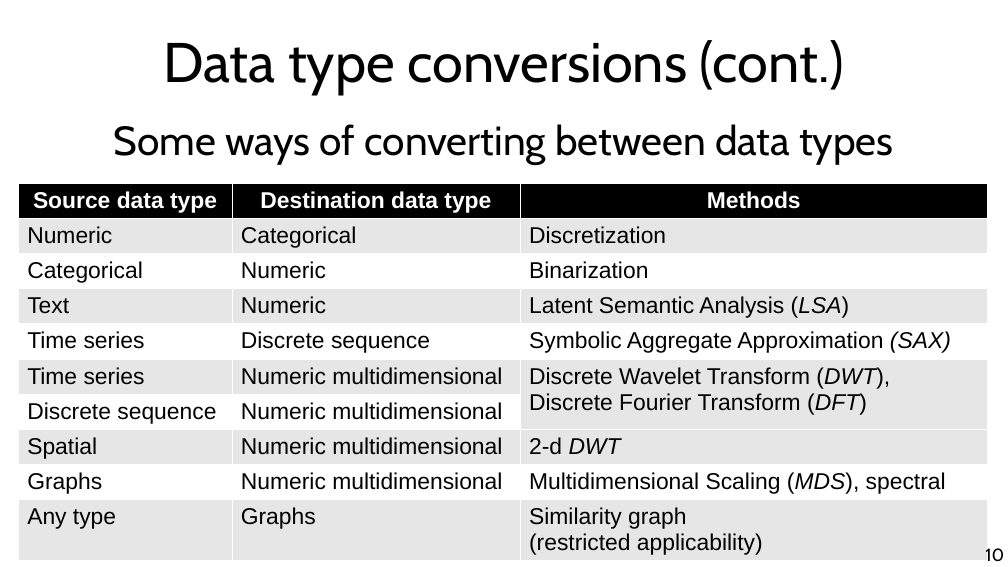
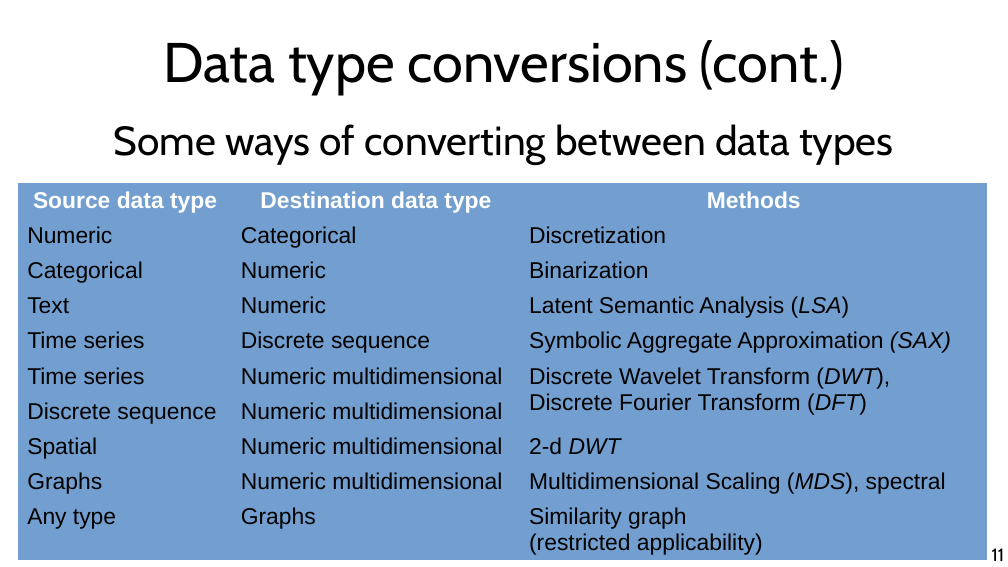
Before and after one commit to marco-calautti/data-mining-course, a slide deck: slide 11 of theory/odp/tt03_data_types.odp (slide 10 before the commit). Drawn at 1008x567 pixels with LibreOffice and Linux fonts; fonts in the diff are those of the drawing. Boxes give left, top, right and bottom in pixels: in the first picture for what was removed or moved away, otherwise in the second. Text is boxed around its words. In the diff, an @@ line names an element or a change of style, - is before the commit and + after.

```diff
--- a/theory/odp/tt03_data_types.odp
+++ b/theory/odp/tt03_data_types.odp
@@ table at (x1=18, y1=183, x2=988, y2=560) @@
@@ fill #000000 to #729FCF in row 1 @@
@@ fill #E6E6E6 to #729FCF in 15 cells @@
@@ fill #FFFFFF to #729FCF in 11 cells @@
@@ borders changed @@
@@ page number at (x1=992, y1=548, x2=1005, y2=561): text changed @@
-10
+11
```
Also in this commit, not shown: 2 other slides changed, 1 slide added, 3 other files.
